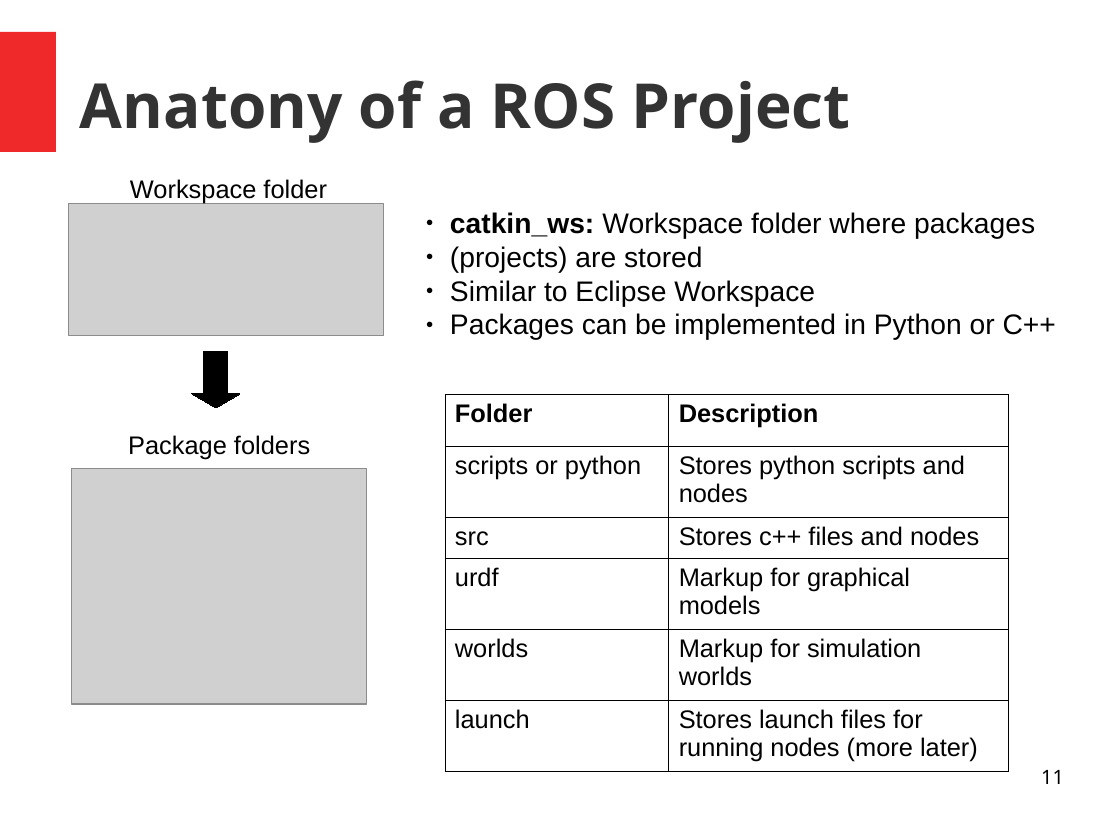
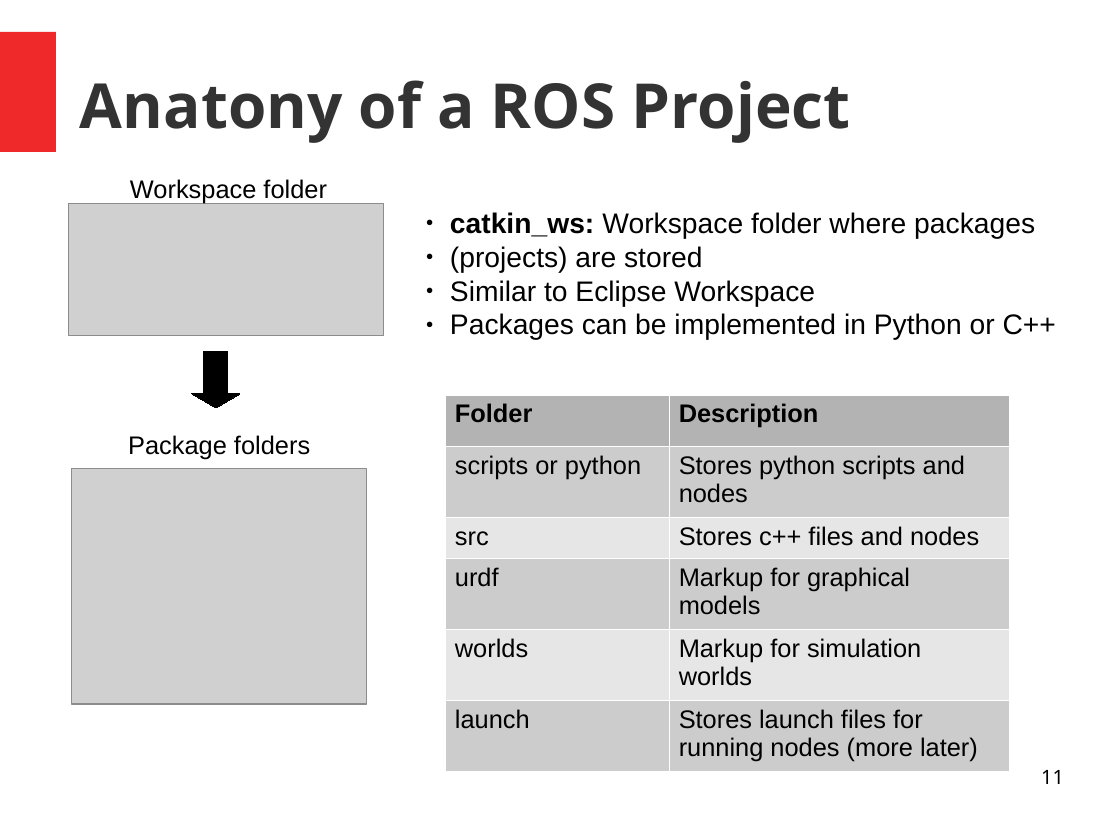
Before and after one commit to comp417-fall2019-tutorials/ros_tutorial, a slide deck: slide 11 of slides/Ros_Tutorial.odp. Drawn at 1120x840 pixels with LibreOffice and Linux fonts; fonts in the diff are those of the drawing; grey boxes stand for pictures; background and template pictures are left out. Boxes give left, top, right and bottom in pixels: in the first picture for what was removed or moved away, otherwise in the second. Text is boxed around its words. In the diff, an @@ line names an element or a change of style, - is before the commit and + after.

```diff
--- a/slides/Ros_Tutorial.odp
+++ b/slides/Ros_Tutorial.odp
@@ table at box(445, 394, 1009, 766) @@
@@ fill none to #B3B3B3 in row 1 @@
@@ fill none to #CCCCCC in 6 cells @@
@@ fill none to #E6E6E6 in 4 cells @@
@@ borders changed @@
```
Also in this commit, not shown: 7 other slides changed, 3 other files.
